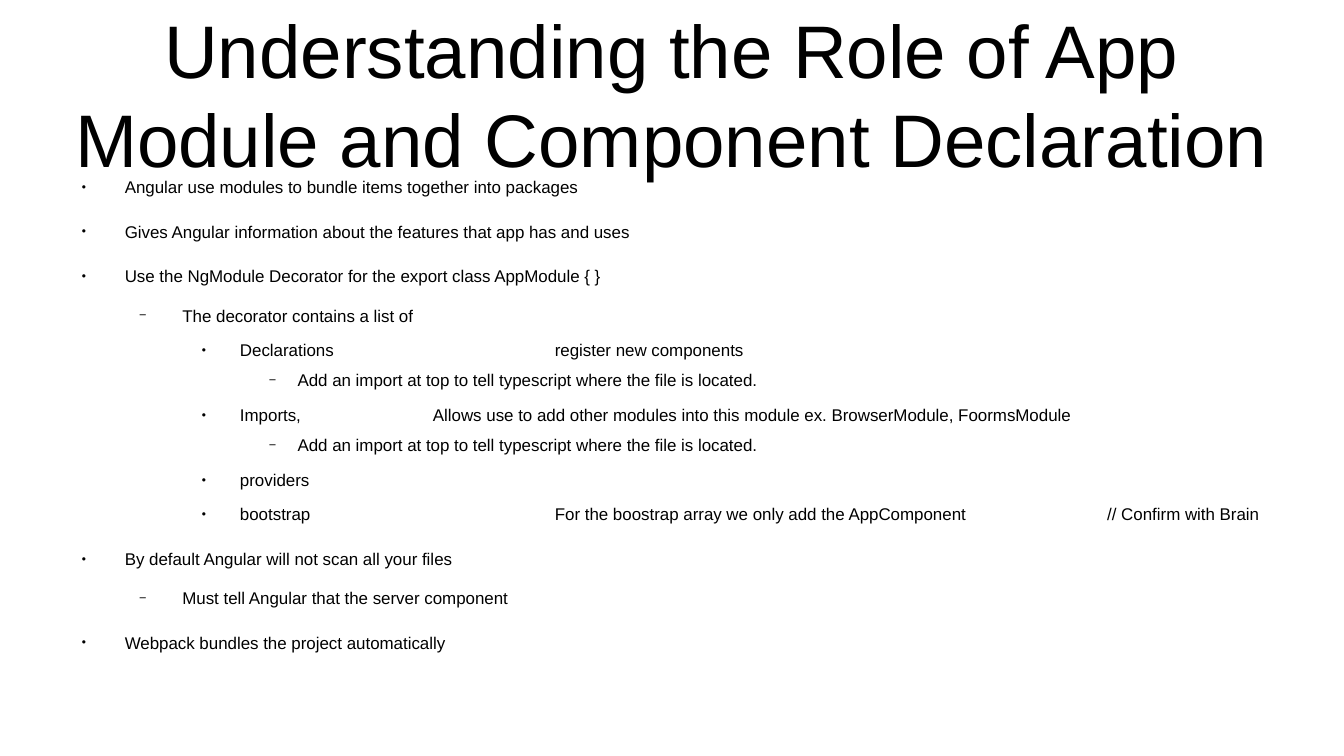
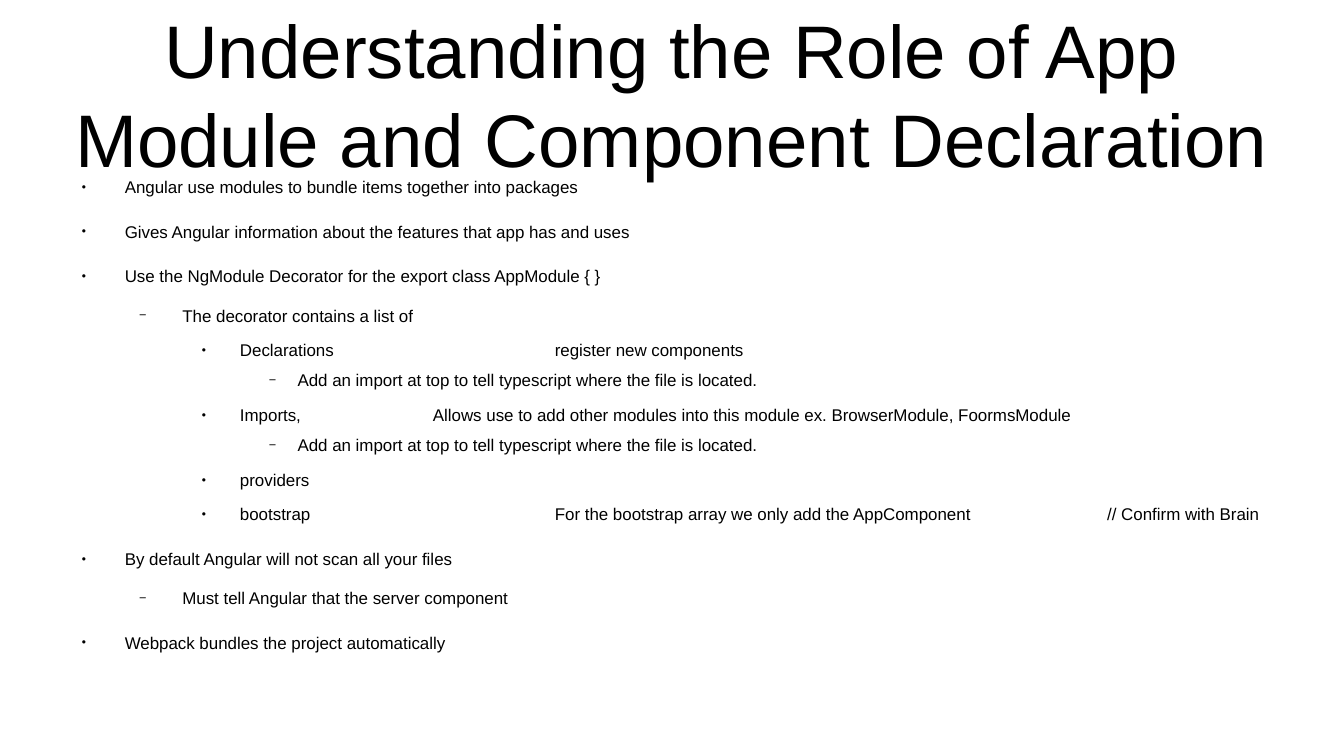
Before and after one commit to CharlesStockman/notesFromCourses, a slide deck: slide 16 of javascript/frameworks/angular/Angular 6 ( formerly Angular 2) -- The Complete Guide.odp. Drawn at 1344x756 pixels with LibreOffice and Linux fonts; fonts in the diff are those of the drawing. Boxes give left, top, right and bottom in pixels: in the first picture for what was removed or moved away, otherwise in the second. Text is boxed around its words. In the diff, an @@ line names an element or a change of style, - is before the commit and + after.

```diff
--- a/javascript/frameworks/angular/Angular 6 ( formerly Angular 2) -- The Complete Guide.odp
+++ b/javascript/frameworks/angular/Angular 6 ( formerly Angular 2) -- The Complete Guide.odp
@@ text at (240, 507, 1259, 524): text changed @@
-    ● bootstrap For the boostrap array we only add the AppComponent // Confirm with Brain
+    ● bootstrap For the bootstrap array we only add the AppComponent // Confirm with Brain
```
Also in this commit, not shown: 7 other slides changed, 13 slides added, 55 other files.
